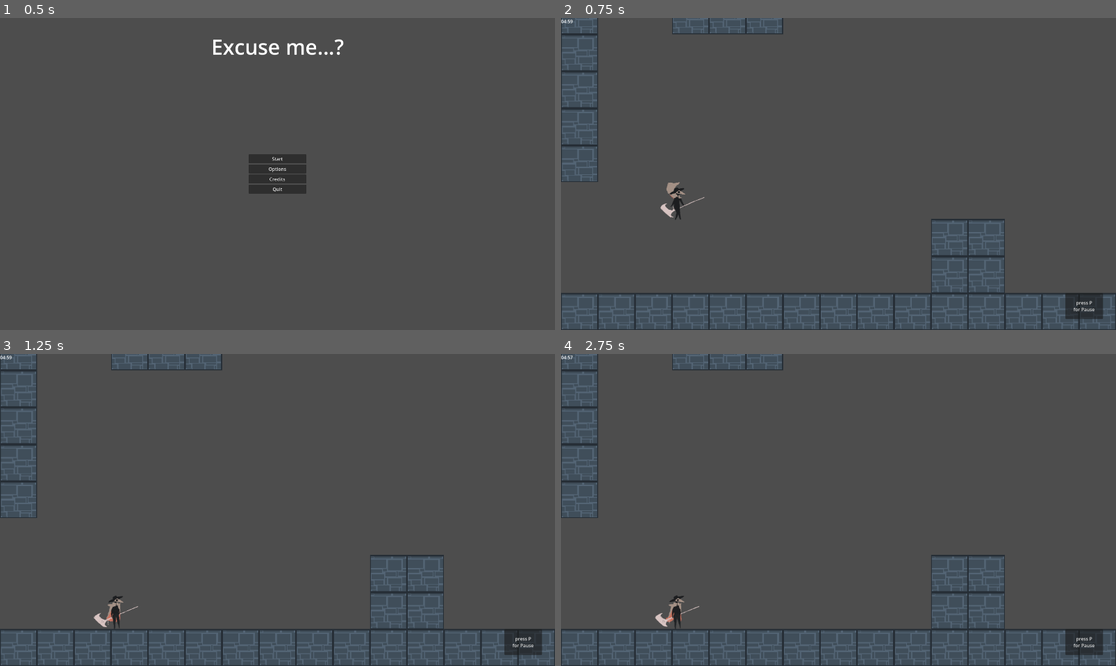
Above: before the commit, frames 1-4 (two rows, left to right).
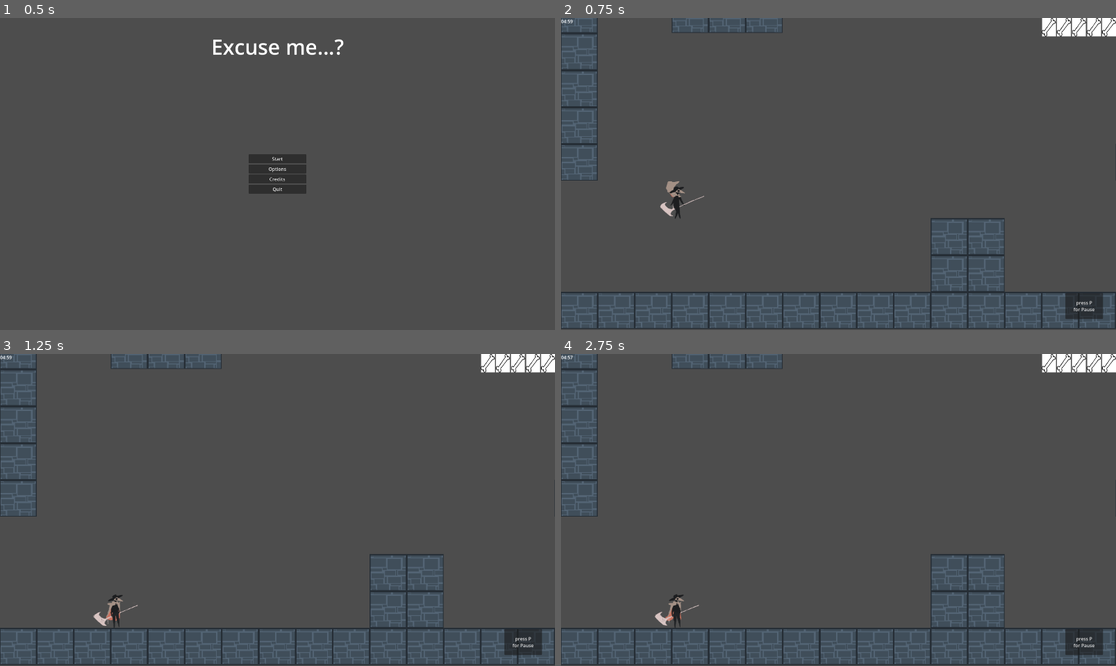
Above: after the commit, the same moments.

Repository: Vulcania/gamepathy2026
Game: Godot game, scene res://ui/title_screen/title_screen.tscn
The game is run twice, just before and just after one commit, with the same random seed, the same clock (stepped at 60 frames per second) and the same inputs.
Inputs:
- Up to frame 1 (0.5 s): no input
- Up to frame 2 (0.75 s): click "Start" at 0.5 s
- Up to frame 3 (1.25 s): no input
- Up to frame 4 (2.75 s): click "press P for Pause" at 1.25 s; click "x" at 2 s

Frame 1 is identical in both runs. In frame 2, 4.3% of the frame differs, in the area x 0-100%, y 0-100%; in frame 3, 4.3%; in frame 4, 4.4%.

Commit message:
feat: HeartContainer & Healthbar
sobbing

Diff:
--- a/enemy/paper_clip_deer/paper_clip_deer.gd
+++ b/enemy/paper_clip_deer/paper_clip_deer.gd
@@ -9,7 +9,7 @@
 
 var dead = false
 
-var max_health = 2
+var max_health = 3
 var health
 var hit = false
 var can_attack = true
@@ -38,28 +38,22 @@
 	else:
 		speed = abs(speed) * -1
 
-func _on_hitbox_area_entered(area):
-	if area.get_parent() is Player && !dead && can_attack:
-		area.get_parent().take_damage(1)
-
 func take_damage(damage_amount):
 	if !dead:
-
 		health -= damage_amount
-
-		get_node("healthbar").update_healthbar()
-
 		if health <= 0:
 			die()
+	get_node("Healthbar").update_healthbar(health, max_health)
 
-func get_hit():
+func get_hit(damage):
 	hit = !hit
 
 	if hit:
 		current_speed = speed
-		speed = 0
 		can_attack = false
 		$AnimationPlayer.play("Hit")
+		hit = !hit
+		take_damage(damage)
 	else:
 		speed = current_speed
 		can_attack = true
@@ -70,7 +64,10 @@
 	speed = 0
 	$AnimationPlayer.play("Dead")
 
-func _on_attack_area_area_entered(area: Area2D) -> void:
+#func _on_hit_box_area_entered(body: Hurtbox) -> void:
+	#if body.get_parent() is Player && body.visible && !dead:
+
+func _on_detect_environment_area_entered(area):
 	if area.get_parent() is Player && !hit:
 		can_attack = true
 		if can_attack:
@@ -78,4 +75,8 @@
 			$AnimationPlayer.play("Attack")
 			can_attack = false
 			await get_tree().create_timer(2).timeout
-			can_attack = true
+	else:
+		flip()
+
+func _on_hurtbox_take_damage(damage) -> void:
+	get_hit(damage)
--- a/enemy/paper_clip_deer/paper_clip_deer.tscn
+++ b/enemy/paper_clip_deer/paper_clip_deer.tscn
@@ -3,10 +3,12 @@
 [ext_resource type="Script" uid="uid://bw0is5qapth2e" path="res://enemy/paper_clip_deer/paper_clip_deer.gd" id="1_rrkc6"]
 [ext_resource type="Texture2D" uid="uid://uchg8la348qp" path="res://enemy/paper_clip_deer/paper_clip_deer_assets/idle/frame_01.png" id="2_up443"]
 [ext_resource type="Texture2D" uid="uid://c8nw1gjje2lv3" path="res://enemy/paper_clip_deer/paper_clip_deer_assets/idle/frame_02.png" id="3_3ut8w"]
+[ext_resource type="Script" uid="uid://rivf4at1c0yd" path="res://scripts/hurtbox.gd" id="3_8tp8l"]
 [ext_resource type="Texture2D" uid="uid://cw7t0fnw7uw2q" path="res://enemy/paper_clip_deer/paper_clip_deer_assets/attack/frame_01.png" id="3_nu1yx"]
 [ext_resource type="PackedScene" uid="uid://b8pbr6khyr1xh" path="res://health/Healthbar.tscn" id="3_up443"]
 [ext_resource type="Texture2D" uid="uid://dwde64xw08a0j" path="res://enemy/paper_clip_deer/paper_clip_deer_assets/idle/frame_03.png" id="4_atoje"]
 [ext_resource type="Texture2D" uid="uid://dlye8k46d65p2" path="res://enemy/paper_clip_deer/paper_clip_deer_assets/attack/frame_02.png" id="4_ba4od"]
+[ext_resource type="Script" uid="uid://cl1qdh4hd1gyn" path="res://scripts/hitbox.gd" id="4_y40wq"]
 [ext_resource type="Texture2D" uid="uid://bcbrbmpau6j8a" path="res://enemy/paper_clip_deer/paper_clip_deer_assets/idle/frame_04.png" id="5_2rbhp"]
 [ext_resource type="Texture2D" uid="uid://cuxh68ul1jipd" path="res://enemy/paper_clip_deer/paper_clip_deer_assets/attack/frame_03.png" id="5_u3s3c"]
 [ext_resource type="Texture2D" uid="uid://dq3n7trpghitd" path="res://enemy/paper_clip_deer/paper_clip_deer_assets/idle/frame_05.png" id="6_o3c86"]
@@ -42,6 +44,12 @@
 [sub_resource type="RectangleShape2D" id="RectangleShape2D_apqnp"]
 size = Vector2(127, 154)
 
+[sub_resource type="RectangleShape2D" id="RectangleShape2D_usyva"]
+size = Vector2(182, 220)
+
+[sub_resource type="RectangleShape2D" id="RectangleShape2D_3ee7k"]
+size = Vector2(151, 154)
+
 [sub_resource type="CapsuleShape2D" id="CapsuleShape2D_nu1yx"]
 radius = 94.0
 height = 254.0
@@ -237,15 +245,26 @@
 [node name="Sprite2D" type="Sprite2D" parent="." unique_id=621271643]
 texture = ExtResource("2_up443")
 
-[node name="DetectPlayer" type="Area2D" parent="." unique_id=1441070350]
-
-[node name="CollisionShape2D" type="CollisionShape2D" parent="DetectPlayer" unique_id=1289455631]
-
-[node name="HitBox" type="Area2D" parent="." unique_id=844124993]
-
-[node name="CollisionShape2D" type="CollisionShape2D" parent="HitBox" unique_id=814050474]
+[node name="DetectEnvironment" type="Area2D" parent="." unique_id=1441070350]
+collision_layer = 0
+
+[node name="CollisionShape2D" type="CollisionShape2D" parent="DetectEnvironment" unique_id=1289455631]
+position = Vector2(-114, -14)
+shape = SubResource("RectangleShape2D_usyva")
+
+[node name="Hurtbox" type="Area2D" parent="." unique_id=844124993]
+collision_layer = 2
+collision_mask = 0
+script = ExtResource("3_8tp8l")
+
+[node name="hurtbox" type="CollisionShape2D" parent="Hurtbox" unique_id=814050474]
+position = Vector2(60.5, 14)
+shape = SubResource("RectangleShape2D_3ee7k")
 
 [node name="AttackArea" type="Area2D" parent="." unique_id=328601166]
+collision_layer = 2
+collision_mask = 0
+script = ExtResource("4_y40wq")
 
 [node name="CollisionShape2D" type="CollisionShape2D" parent="AttackArea" unique_id=2101300065]
 position = Vector2(-13, -27)
@@ -259,8 +278,13 @@
 libraries/ = SubResource("AnimationLibrary_up443")
 autoplay = &"Walk"
 
-[node name="healthbar" parent="." unique_id=1949715438 instance=ExtResource("3_up443")]
+[node name="Healthbar" parent="." unique_id=112998173 instance=ExtResource("3_up443")]
+position = Vector2(2, -128)
 
 [node name="IdleTimer" type="Timer" parent="." unique_id=171518536]
 
+[connection signal="area_entered" from="DetectEnvironment" to="." method="_on_detect_environment_area_entered"]
+[connection signal="area_exited" from="DetectEnvironment" to="." method="_on_detect_environment_area_exited"]
+[connection signal="area_entered" from="Hurtbox" to="." method="_on_hit_box_area_entered"]
+[connection signal="take_damage" from="Hurtbox" to="." method="_on_hurtbox_take_damage"]
 [connection signal="area_entered" from="AttackArea" to="." method="_on_attack_area_area_entered"]
--- a/health/Healthbar.tscn
+++ b/health/Healthbar.tscn
@@ -6,5 +6,6 @@
 script = ExtResource("1_dn7v2")
 
 [node name="ColorRect" type="ColorRect" parent="." unique_id=895126413]
-offset_bottom = 1080.0
+offset_right = 120.0
+offset_bottom = 7.0
 color = Color(0.60686415, 0.19815129, 0.09666056, 1)
--- a/level/safe_room_one.gd
+++ b/level/safe_room_one.gd
@@ -1,8 +1,4 @@
 extends Node2D
-
-
-func _ready() -> void:
-	pass # Replace with function body.
 
 
 func _on_agatha_area_area_entered(area: Area2D) -> void:
--- a/level/safe_room_one.tscn
+++ b/level/safe_room_one.tscn
@@ -3,6 +3,7 @@
 [ext_resource type="Script" uid="uid://bsld2jtbnfbmq" path="res://level/safe_room_one.gd" id="1_bd1u2"]
 [ext_resource type="Texture2D" uid="uid://bfe57e0n6kfdm" path="res://level/placeholder tile.png" id="2_fdjj2"]
 [ext_resource type="PackedScene" uid="uid://dqu1i03enuje5" path="res://player/player.tscn" id="3_fdjj2"]
+[ext_resource type="PackedScene" uid="uid://csu5w0vfgfkjt" path="res://enemy/paper_clip_deer/paper_clip_deer.tscn" id="4_ccrhc"]
 
 [sub_resource type="TileSetAtlasSource" id="TileSetAtlasSource_ccrhc"]
 texture = ExtResource("2_fdjj2")
@@ -36,11 +37,12 @@
 script = ExtResource("1_bd1u2")
 
 [node name="TestTile" type="TileMapLayer" parent="." unique_id=829263317]
+position = Vector2(-1, -810)
 tile_map_data = PackedByteArray("AAAAAAAAAAAAAAAAAAAAAAEAAAAAAAAAAAAAAAIAAAAAAAAAAAAAAAMAAAAAAAAAAAAAAAQAAAAAAAAAAAAAAA …(2240 unchanged characters)…
 tile_set = SubResource("TileSet_6exqy")
 
 [node name="AgathasDesk" type="AnimatedSprite2D" parent="." unique_id=469498782]
-position = Vector2(4036, -312)
+position = Vector2(4035, -1122)
 sprite_frames = SubResource("SpriteFrames_fdjj2")
 
 [node name="AgathaArea" type="Area2D" parent="AgathasDesk" unique_id=1051028172]
@@ -55,6 +57,7 @@
 offset_bottom = -150.0
 theme_override_font_sizes/font_size = 53
 text = "press E"
+metadata/_edit_use_anchors_ = true
 
 [node name="ColorRect" type="ColorRect" parent="AgathasDesk" unique_id=1182252388]
 offset_left = -43.0
@@ -62,9 +65,10 @@
 offset_right = 267.0
 offset_bottom = 183.0
 color = Color(0.70980394, 0.5058824, 0.5058824, 1)
+metadata/_edit_use_anchors_ = true
 
 [node name="Door" type="Sprite2D" parent="." unique_id=467976559]
-position = Vector2(2428, -605)
+position = Vector2(2427, -1415)
 
 [node name="DoorArea" type="Area2D" parent="Door" unique_id=875189229]
 
@@ -77,22 +81,26 @@
 offset_top = -100.0
 offset_right = 103.0
 offset_bottom = 220.0
+metadata/_edit_use_anchors_ = true
 
 [node name="Player" parent="." unique_id=1980571954 instance=ExtResource("3_fdjj2")]
-position = Vector2(451, 1352)
+position = Vector2(450, 542)
 collision_layer = 1
 collision_mask = 1
 jump_speed_factor = -4.0
 
 [node name="Camera2D" type="Camera2D" parent="Player" unique_id=394667123]
 limit_left = 0
-limit_top = -1280
+limit_top = -2100
 limit_right = 4480
-limit_bottom = 1792
+limit_bottom = 986
 
 [node name="AnimationPlayer" type="AnimationPlayer" parent="." unique_id=397617716]
 libraries/ = SubResource("AnimationLibrary_ccrhc")
 
+[node name="PaperClipDeer" parent="." unique_id=1517736822 instance=ExtResource("4_ccrhc")]
+position = Vector2(3326, 737)
+
 [connection signal="area_entered" from="AgathasDesk/AgathaArea" to="." method="_on_area_2d_area_entered"]
 [connection signal="area_entered" from="AgathasDesk/AgathaArea" to="." method="_on_agatha_area_area_entered"]
 [connection signal="area_entered" from="Door/DoorArea" to="." method="_on_door_area_area_entered"]
--- a/player/player.gd
+++ b/player/player.gd
@@ -1,8 +1,13 @@
 extends CharacterBody2D
 class_name Player
 
+
+@onready var hearts_container = $HUD/HeartsContainer
+
 var in_safe_room = true
 var pause_menu_open = false
+
+@export var max_health = 5
 
 # movement
 @export var base_speed: float = 300.0
@@ -46,6 +51,9 @@
 
 signal state_updated(state:State)
 
+func _ready() -> void:
+	hearts_container.set_max_hearts(max_health)
+
 func _on_ready():
 	hit = false
 
@@ -71,13 +79,13 @@
 		if !hit:
 			sprite.scale.x = abs(sprite.scale.x) * -1
 			$AttackArea.scale.x = abs($AttackArea.scale.x) * -1
-			$PlayerHitbox.scale.x = abs($PlayerHitbox.scale.x) * -1
+			$PlayerHurtbox.scale.x = abs($PlayerHurtbox.scale.x) * -1
 			$MonitorArea.scale.x = abs($MonitorArea.scale.x) * -1
 	if Input.is_action_pressed("move_right"):
 		if !hit:
 			sprite.scale.x = abs(sprite.scale.x) * 1
 			$AttackArea.scale.x = abs($AttackArea.scale.x) * 1
-			$PlayerHitbox.scale.x = abs($PlayerHitbox.scale.x) * 1
+			$PlayerHurtbox.scale.x = abs($PlayerHurtbox.scale.x) * 1
 			$MonitorArea.scale.x = abs($MonitorArea.scale.x) * 1
 
 func _update_state()->void:
@@ -86,7 +94,6 @@
 	if previous_state != current_state:
 		state_updated.emit(current_state)
 		_update_animation()
-
 
 func _get_state() -> State:
 	if current_state == State.DASH and boost_time_left >= 0:
@@ -156,6 +163,9 @@
 		State.ATTACK:
 			animation.play("Attack")
 			return
+
+func _on_hurtbox_take_damage(damage) -> void:
+	$HealthComponent.decrease_health(damage)
 
 func _apply_movement(delta:float) -> void:
 	var target_speed: float
@@ -227,3 +237,6 @@
 	if not in_safe_room:
 		$HUD/TimerOptions/Timer.start()
 		$HUD/TimerOptions/Timer.paused = false
+
+func _on_health_component_health_changed(new_health) -> void:
+	hearts_container.update_hearts(new_health)
--- a/player/player.tscn
+++ b/player/player.tscn
@@ -65,10 +65,13 @@
 [ext_resource type="Texture2D" uid="uid://dl0tuahigx67a" path="res://player/player assets/jump/frame_02.png" id="52_j420s"]
 [ext_resource type="Texture2D" uid="uid://b3quklas1160a" path="res://player/player assets/jump/frame_03.png" id="53_kcq4v"]
 [ext_resource type="Texture2D" uid="uid://vnshco3kurkg" path="res://player/player assets/jump/frame_04.png" id="54_qavcc"]
+[ext_resource type="Script" uid="uid://cl1qdh4hd1gyn" path="res://scripts/hitbox.gd" id="66_kewli"]
 [ext_resource type="PackedScene" uid="uid://dc5k83g31j3su" path="res://health/HealthComponent.tscn" id="66_or4qq"]
+[ext_resource type="Script" uid="uid://rivf4at1c0yd" path="res://scripts/hurtbox.gd" id="66_utr5e"]
 [ext_resource type="Script" uid="uid://e74kf2cearsk" path="res://player/hud.gd" id="67_b2j0d"]
 [ext_resource type="PackedScene" uid="uid://buvakl6wq0bod" path="res://ui/pause_menu/pause_menu.tscn" id="67_hggc2"]
 [ext_resource type="Script" uid="uid://ciot0edarbaup" path="res://player/timer_options.gd" id="69_7l6ig"]
+[ext_resource type="PackedScene" uid="uid://3mgwi13a1xe1" path="res://ui/hearts_container.tscn" id="70_j3r50"]
 
 [sub_resource type="Animation" id="Animation_rnncm"]
 length = 1.6
@@ -145,7 +148,7 @@
 tracks/1/type = "value"
 tracks/1/imported = false
 tracks/1/enabled = true
-tracks/1/path = NodePath("PlayerHitbox:visible")
+tracks/1/path = NodePath("PlayerHurtbox:visible")
 tracks/1/interp = 1
 tracks/1/loop_wrap = true
 tracks/1/keys = {
@@ -309,7 +312,7 @@
 tracks/3/type = "value"
 tracks/3/imported = false
 tracks/3/enabled = true
-tracks/3/path = NodePath("PlayerHitbox:visible")
+tracks/3/path = NodePath("PlayerHurtbox:visible")
 tracks/3/interp = 1
 tracks/3/loop_wrap = true
 tracks/3/keys = {
@@ -423,13 +426,19 @@
 position = Vector2(-2, 31)
 shape = SubResource("RectangleShape2D_8pxes")
 
-[node name="PlayerHitbox" type="Area2D" parent="." unique_id=1143861468]
-
-[node name="CollisionShape2D" type="CollisionShape2D" parent="PlayerHitbox" unique_id=2060181973]
+[node name="PlayerHurtbox" type="Area2D" parent="." unique_id=1143861468]
+collision_layer = 0
+collision_mask = 2
+script = ExtResource("66_utr5e")
+
+[node name="CollisionShape2D" type="CollisionShape2D" parent="PlayerHurtbox" unique_id=2060181973]
 position = Vector2(-49, -1)
 shape = SubResource("CapsuleShape2D_fmu53")
 
 [node name="AttackArea" type="Area2D" parent="." unique_id=825963861]
+collision_layer = 2
+collision_mask = 0
+script = ExtResource("66_kewli")
 
 [node name="player_attack" type="CollisionShape2D" parent="AttackArea" unique_id=1701210703]
 position = Vector2(6, -16)
@@ -446,12 +455,6 @@
 
 [node name="HUD" type="CanvasLayer" parent="." unique_id=749907556]
 script = ExtResource("67_b2j0d")
-
-[node name="PlayerHealthBar" type="Control" parent="HUD" unique_id=40551718]
-layout_mode = 3
-anchors_preset = 0
-offset_right = 40.0
-offset_bottom = 40.0
 
 [node name="PauseMenu" parent="HUD" unique_id=700370192 instance=ExtResource("67_hggc2")]
 visible = false
@@ -483,6 +486,15 @@
 offset_bottom = 23.0
 text = "00:00"
 
+[node name="HeartsContainer" parent="HUD" unique_id=1877649860 instance=ExtResource("70_j3r50")]
+anchors_preset = 0
+anchor_right = 0.0
+anchor_bottom = 0.0
+offset_right = 0.0
+offset_bottom = 0.0
+grow_horizontal = 1
+grow_vertical = 1
+
 [node name="Sounds" type="Node" parent="." unique_id=1379984318]
 
 [node name="Jump" type="AudioStreamPlayer2D" parent="Sounds" unique_id=1247237844]
@@ -497,6 +509,7 @@
 [node name="Talk" type="AudioStreamPlayer2D" parent="Sounds" unique_id=397134613]
 bus = &"Effects"
 
+[connection signal="health_changed" from="HealthComponent" to="." method="_on_health_component_health_changed"]
+[connection signal="pressed" from="HUD/OpenPause" to="HUD" method="_on_button_pressed"]
 [connection signal="pressed" from="HUD/OpenPause" to="HUD" method="_on_open_pause_pressed"]
-[connection signal="pressed" from="HUD/OpenPause" to="HUD" method="_on_button_pressed"]
 [connection signal="timeout" from="HUD/TimerOptions/Timer" to="HUD/TimerOptions" method="_on_timer_timeout"]
--- a/scripts/health_component.gd
+++ b/scripts/health_component.gd
@@ -1,7 +1,7 @@
 class_name HealthComponent
 extends Control
 
-@export var max_health : int = 10
+@export var max_health : int = 5
 
 var current_health : int = max_health
 
--- a/scripts/healthbar.gd
+++ b/scripts/healthbar.gd
@@ -1,10 +1,10 @@
-extends Area2D
+extends Node2D
 
 @onready var max_bar_fill = $ColorRect.size.x
 var bar_fill_amount : float
 
-func update_healthbar(_current_health : int, _max_health : int):
-	bar_fill_amount = (float(_current_health) / _max_health) * max_bar_fill
+func update_healthbar(current_health : int, max_health : int):
+	bar_fill_amount = (float(current_health) / max_health) * max_bar_fill
 	if bar_fill_amount > max_bar_fill:
 		bar_fill_amount = max_bar_fill
 	$ColorRect.size.x = bar_fill_amount
--- a/scripts/hitbox.gd
+++ b/scripts/hitbox.gd
@@ -1,7 +1,7 @@
 extends Area2D
 class_name Hitbox
 
-@export var damage : int = 10
+@export var damage : int = 1
 
 
 func _init() -> void:
--- a/scripts/hurtbox.gd
+++ b/scripts/hurtbox.gd
@@ -1,7 +1,7 @@
 class_name Hurtbox
 extends Area2D
 
-@export var own_hitbox : CollisionShape2D
+signal take_damage
 
 func _init() -> void:
 	collision_layer = 0
@@ -12,4 +12,4 @@
 		return
 
 	if owner.has_method("take_damage"):
-		owner.take_damage(hitbox.damage)
+		take_damage.emit(hitbox.damage)
--- a/scripts/paper_clip_deer_alt.gd
+++ b/scripts/paper_clip_deer_alt.gd
@@ -67,7 +67,7 @@
 	# affect healthbar
 
 func _on_vertical_collision_body_entered(body: Area2D) -> void:
-	if (body.name == "PlayerHitbox"):
+	if (body.name == "MonitorArea"):
 		attack()
 	else:
 		flip()
--- /dev/null
+++ b/ui/heart.gd
@@ -0,0 +1,7 @@
+extends Panel
+
+@onready var sprite = $Sprite2D
+
+
+func update(whole : bool):
+	pass
--- /dev/null
+++ b/ui/heart.tscn
@@ -0,0 +1,21 @@
+[gd_scene format=3 uid="uid://bjlcqod1h87h3"]
+
+[ext_resource type="Script" uid="uid://bg6yl3s2l3myx" path="res://ui/heart.gd" id="1_e44o4"]
+[ext_resource type="Texture2D" uid="uid://bm6r35uey6wn2" path="res://ui/leben_platzhalter.png" id="1_j2oec"]
+
+[node name="Heart" type="Panel" unique_id=850795517]
+self_modulate = Color(1, 1, 1, 0)
+custom_minimum_size = Vector2(48, 64)
+anchors_preset = 15
+anchor_right = 1.0
+anchor_bottom = 1.0
+offset_right = -1872.0
+offset_bottom = -1016.0
+grow_horizontal = 2
+grow_vertical = 2
+script = ExtResource("1_e44o4")
+
+[node name="Sprite2D" type="Sprite2D" parent="." unique_id=872843603]
+scale = Vector2(0.37500003, 0.5)
+texture = ExtResource("1_j2oec")
+centered = false
--- /dev/null
+++ b/ui/hearts_container.gd
@@ -0,0 +1,18 @@
+extends HBoxContainer
+
+@onready var heart_gui_class = preload("res://ui/heart.tscn")
+
+
+func set_max_hearts(max: int):
+	for i in range(max):
+		var heart = heart_gui_class.instantiate()
+		add_child(heart)
+
+func update_hearts(current_health : int):
+	var hearts = get_children()
+
+	for i in range(current_health):
+		hearts[i].update(true)
+
+	for i in range(current_health, hearts.size()):
+		hearts[i].update(false)
--- /dev/null
+++ b/ui/hearts_container.tscn
@@ -0,0 +1,14 @@
+[gd_scene format=3 uid="uid://3mgwi13a1xe1"]
+
+[ext_resource type="Script" uid="uid://bj3lm5raoceg8" path="res://ui/hearts_container.gd" id="1_rtij4"]
+
+[node name="HeartsContainer" type="HBoxContainer" unique_id=1877649860]
+layout_direction = 3
+anchors_preset = 15
+anchor_right = 1.0
+anchor_bottom = 1.0
+offset_right = -1920.0
+offset_bottom = -1080.0
+grow_horizontal = 2
+grow_vertical = 2
+script = ExtResource("1_rtij4")
Not shown, added: ui/heart.gd.uid
Not shown, added: ui/hearts_container.gd.uid
Binary file added: ui/leben_platzhalter.png
Not shown, added: ui/leben_platzhalter.png.import
